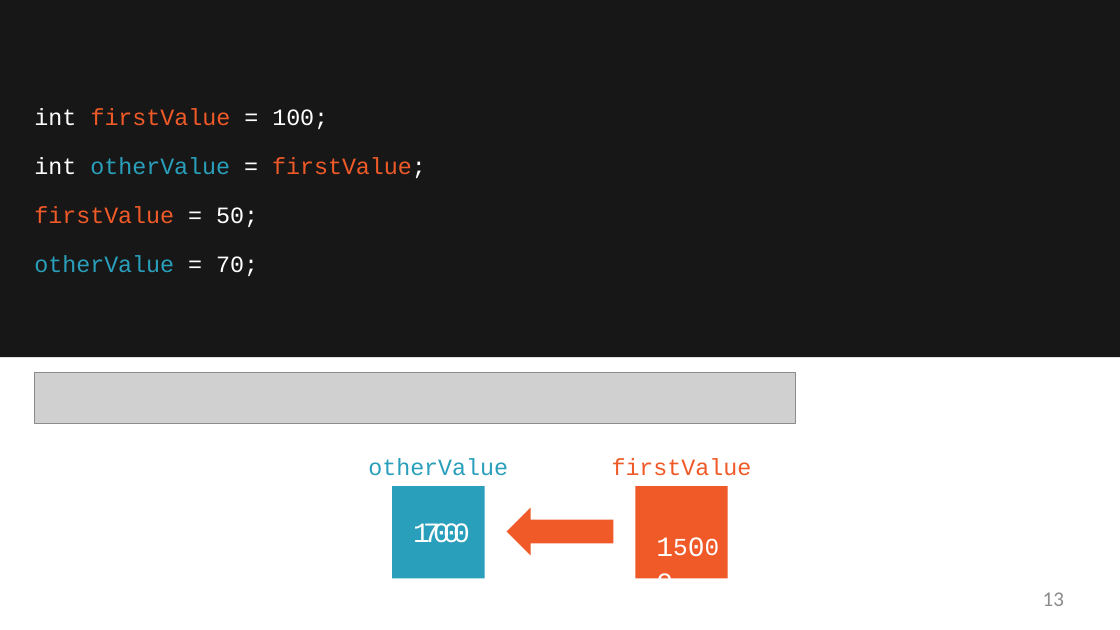
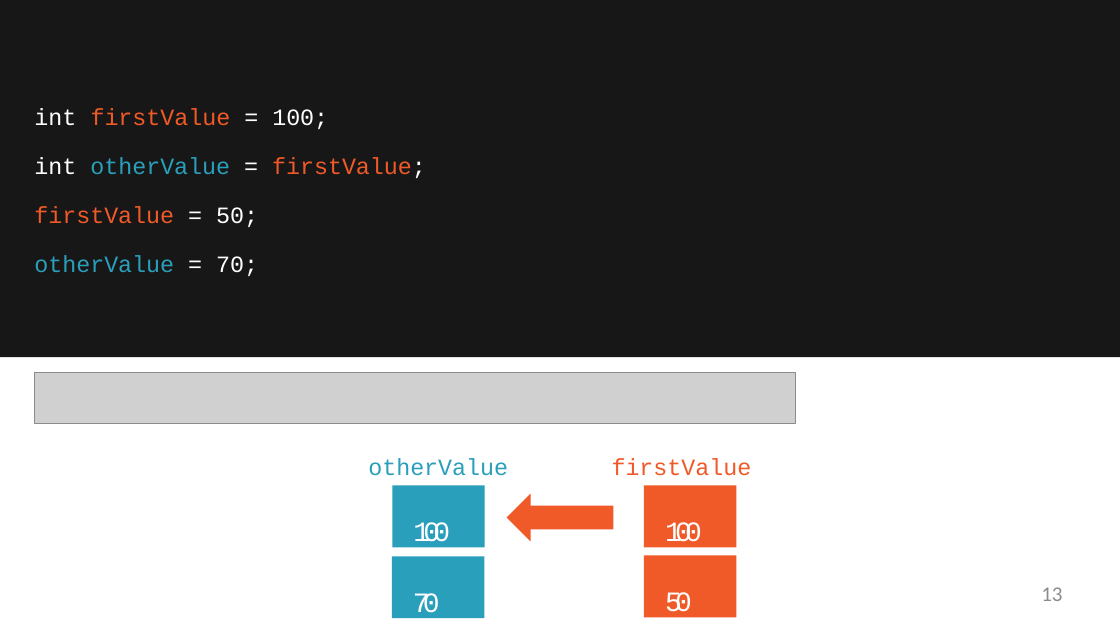
Before and after one commit to StevenJoseph19/JR-31, a slide deck: slide 13 of 1. Core Java 8/Day 1/Slides/3. Variables, Data Types, and Math Operators/variables-data-types-and-math-operators-slides.pptx. Drawn at 1120x630 pixels with LibreOffice and Linux fonts; fonts in the diff are those of the drawing; grey boxes stand for pictures. Boxes give left, top, right and bottom in pixels: in the first picture for what was removed or moved away, otherwise in the second. Text is boxed around its words. In the diff, an @@ line names an element or a change of style, - is before the commit and + after.

```diff
--- a/1. Core Java 8/Day 1/Slides/3. Variables, Data Types, and Math Operators/variables-data-types-and-math-operators-slides.pptx
+++ b/1. Core Java 8/Day 1/Slides/3. Variables, Data Types, and Math Operators/variables-data-types-and-math-operators-slides.pptx
@@ rectangle "100": place and size @@
-rectangle "100" at (392,486,485,579)
+rectangle "100" at (392,486,485,548)
@@ freeform shape: place and size @@
-freeform shape at (507,507,613,555)
+freeform shape at (507,494,613,542)
@@ rectangle "100": place and size @@
-rectangle "100" at (635,486,728,579)
+rectangle "100" at (644,486,737,548)
@@ text in rectangle at (413,522,450,549): text changed @@
-17000
+100
@@ text in rectangle at (665,522,702,549): text changed @@
-15000
+100
@@ rectangle added at (392,556,485,618), fill #2A9FBB, 24 pt, text #FFFFFF @@
+70
@@ rectangle added at (644,555,737,618), fill #EF5A28, 24 pt, text #FFFFFF @@
+50
@@ page number: place and size @@
-page number at (1043,592,1064,606)
+page number at (1041,587,1062,601)
```
Also in this commit, not shown: 1 other slide changed, 7 other files.
